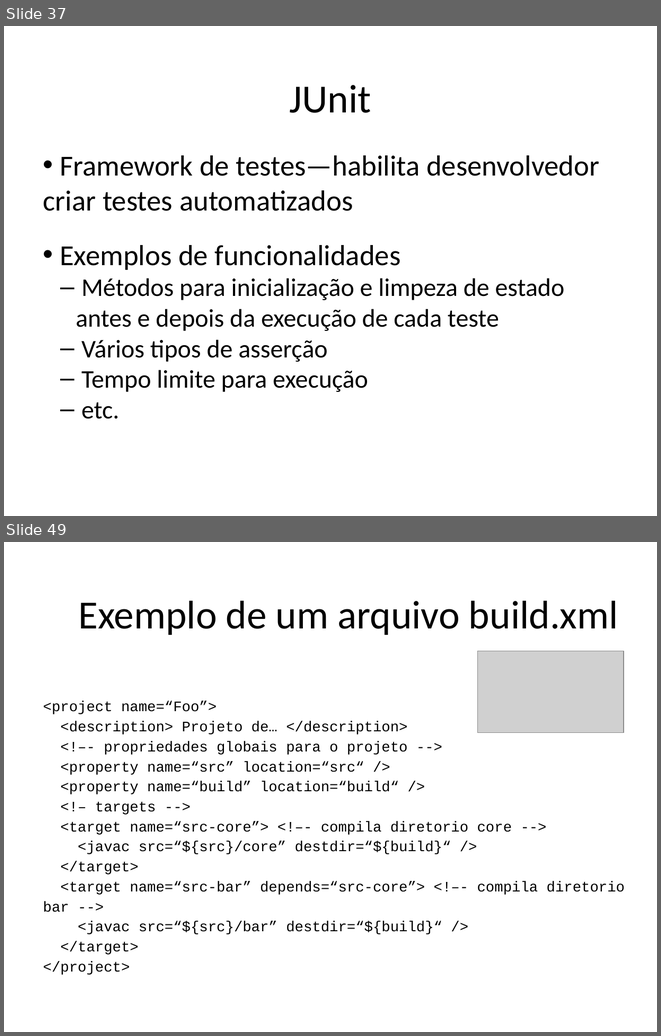
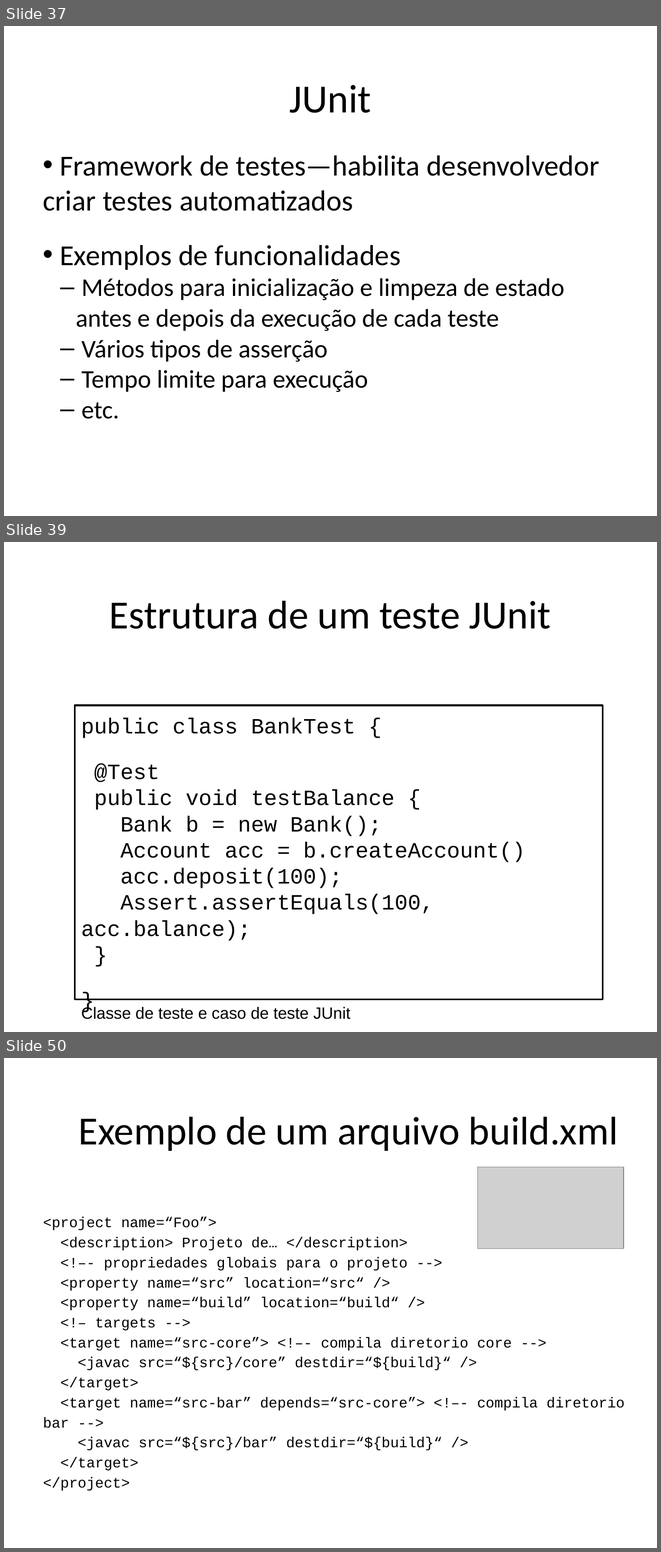
Before and after one commit to STAR-RG/testing-cin, a slide deck: slides.pptx. Shown one above the other, each under a label of ours: slides 37 and 49 before the commit, slides 37, 39 and 50 after it; the slides between them are not shown. The pictures are 661x1036 and 661x1552 pixels, drawn with LibreOffice and Linux fonts; fonts in the diff are those of the drawing; grey boxes stand for pictures. Boxes give left, top, right and bottom in pixels: in the first picture for what was removed or moved away, otherwise in the second. Text is boxed around its words. In the diff, an @@ line names an element or a change of style, - is before the commit and + after.

```diff
--- a/slides.pptx
+++ b/slides.pptx
@@ slide 39 added at (x1=4, y1=542, x2=657, y2=1032), background #FFFFFF @@
@@ text added at (x1=109, y1=600, x2=550, y2=629), 44 pt, text #000000 @@
+Estrutura de um teste JUnit
@@ rectangle added at (x1=74, y1=705, x2=602, y2=999), fill #FFFFFF, outline #000000 2 pt, 24 pt, text #000000 @@
+public class BankTest {
+@Test
+public void testBalance {
+Bank b = new Bank();
+Account acc = b.createAccount()
+acc.deposit(100);
+Assert.assertEquals(100, acc.balance);
+}
+}
@@ text added at (x1=81, y1=1005, x2=351, y2=1019), 18 pt, text #000000 @@
+Classe de teste e caso de teste JUnit
@@ what was slide 49 is now slide 50 @@
```
Also in this commit, not shown: 18 slides changed, 4 other slides added, 1 slide removed.
